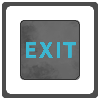
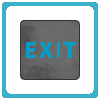
Before/after of a 100×100 layered artwork. What changed in the layer stack:
painted on "EXIT" over [2, 2, 98, 98]
painted on "floor_button" over [2, 2, 98, 98]
showed "EXIT_frame", painted on it over [2, 2, 98, 98]
hid "disengaged_frame", painted on it over [2, 2, 98, 98]
